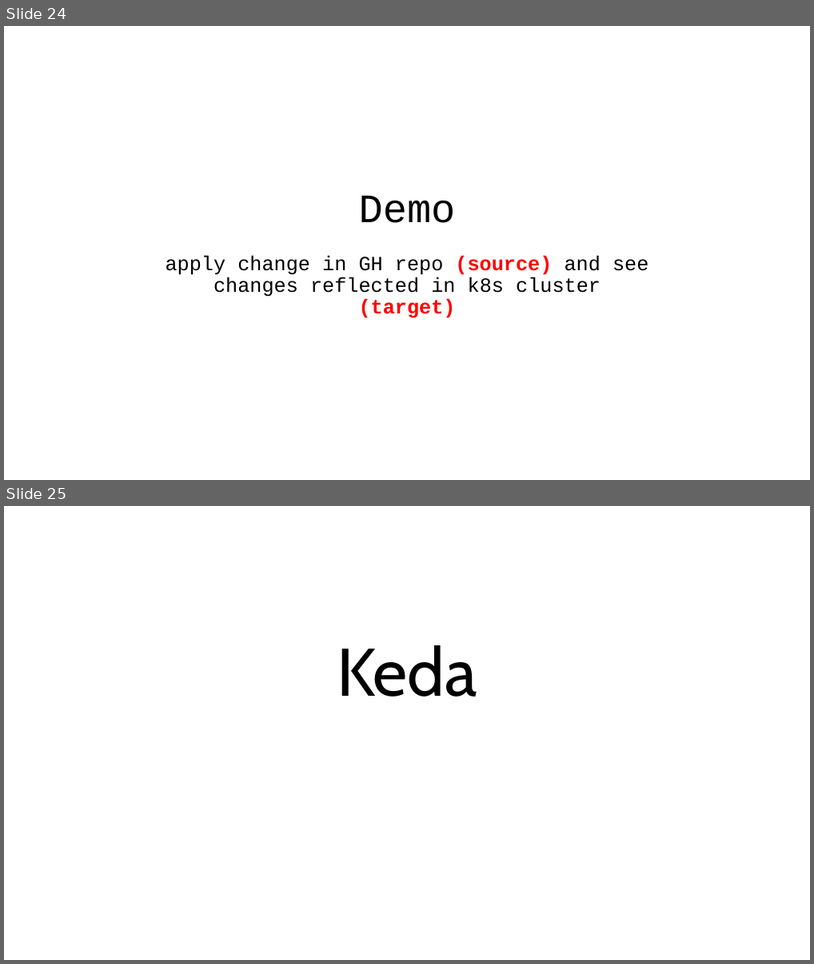
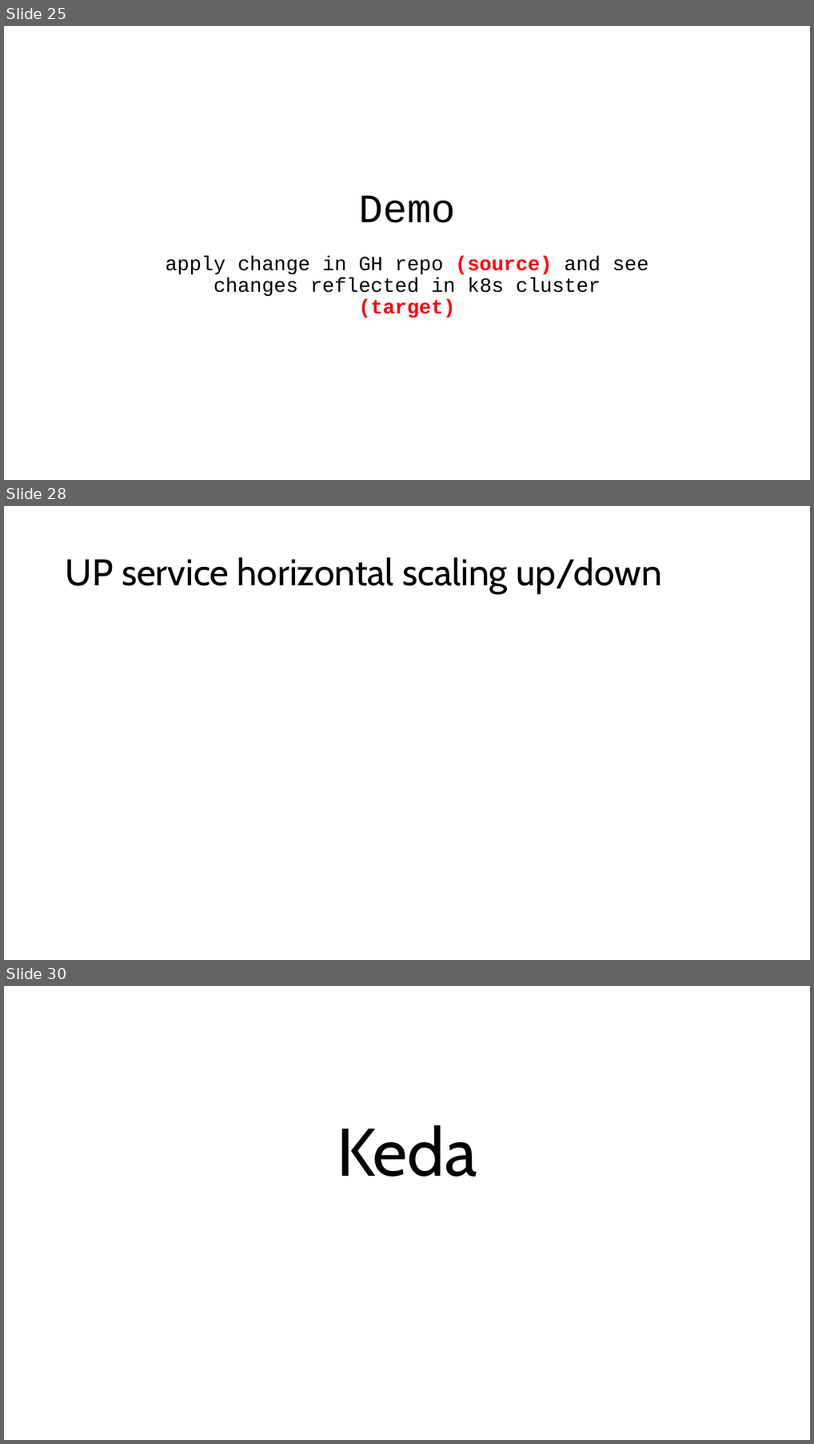
Before and after one commit to witmichal/spring-boot-k8s, a slide deck: kubernetes_vol2.pptx. Shown one above the other, each under a label of ours: slides 24 and 25 before the commit, slides 25, 28 and 30 after it; the slides between them are not shown. The pictures are 814x964 and 814x1444 pixels, drawn with LibreOffice and Linux fonts; fonts in the diff are those of the drawing. Boxes give left, top, right and bottom in pixels: in the first picture for what was removed or moved away, otherwise in the second. Text is boxed around its words. In the diff, an @@ line names an element or a change of style, - is before the commit and + after.

```diff
--- a/kubernetes_vol2.pptx
+++ b/kubernetes_vol2.pptx
@@ slide 28 added at (4, 506, 810, 960), background #FFFFFF @@
@@ title added at (66, 557, 662, 594), 44 pt, text #000000 @@
+UP service horizontal scaling up/down
@@ what was slide 24 is now slide 25 @@
@@ what was slide 25 is now slide 30 @@
```
Also in this commit, not shown: 6 other slides added, 1 slide removed.
